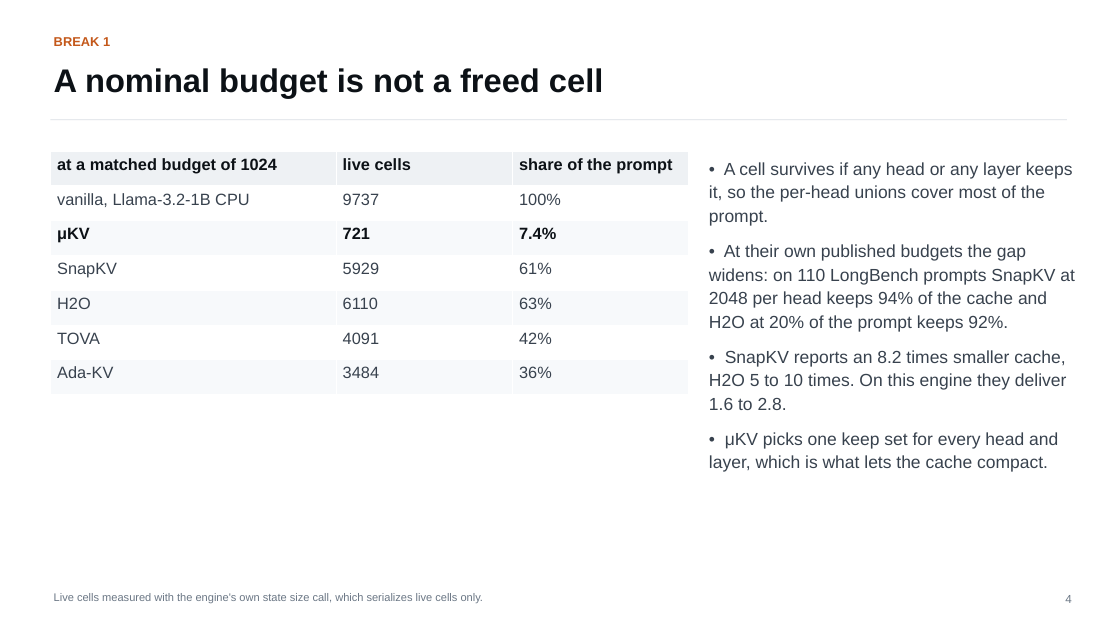
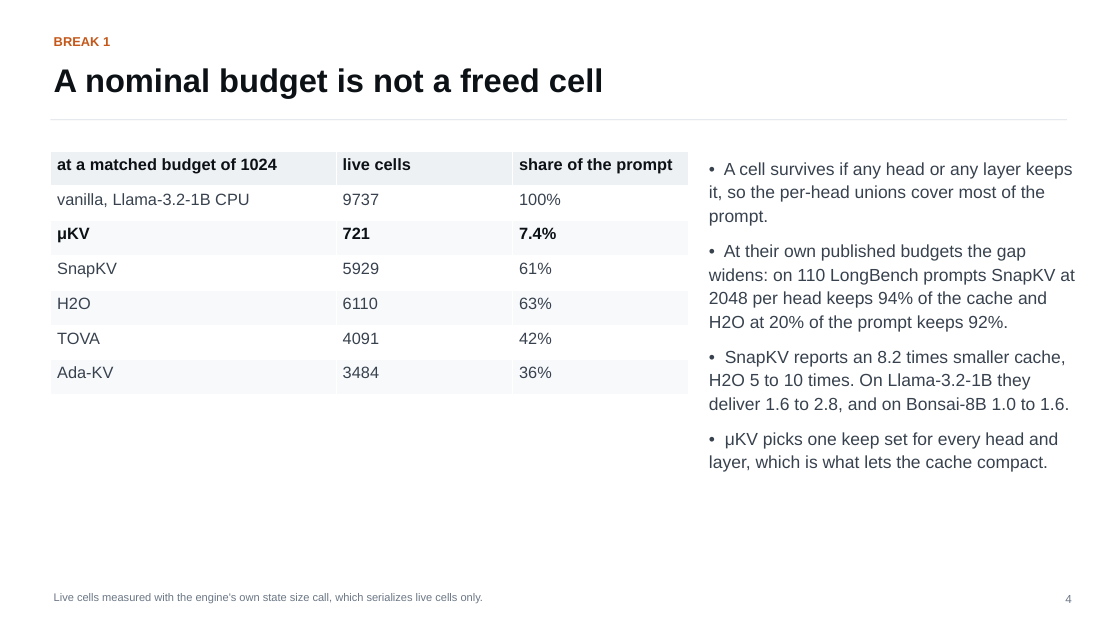
Before and after one commit to Romyull-Islam/EndurKV, a slide deck: slide 4 of muKV_paper_talk.pptx. Drawn at 1120x630 pixels with LibreOffice and Linux fonts; fonts in the diff are those of the drawing. Boxes give left, top, right and bottom in pixels: in the first picture for what was removed or moved away, otherwise in the second. Text is boxed around its words. In the diff, an @@ line names an element or a change of style, - is before the commit and + after.

```diff
--- a/muKV_paper_talk.pptx
+++ b/muKV_paper_talk.pptx
@@ text at bbox=[709, 350, 1069, 412]: text changed @@
-• SnapKV reports an 8.2 times smaller cache, H2O 5 to 10 times. On this engine they deliver 1.6 to 2.8.
+• SnapKV reports an 8.2 times smaller cache, H2O 5 to 10 times. On Llama-3.2-1B they deliver 1.6 to 2.8, and on Bonsai-8B 1.0 to 1.6.
```
Also in this commit, not shown: 4 other slides changed, 8 other files.
